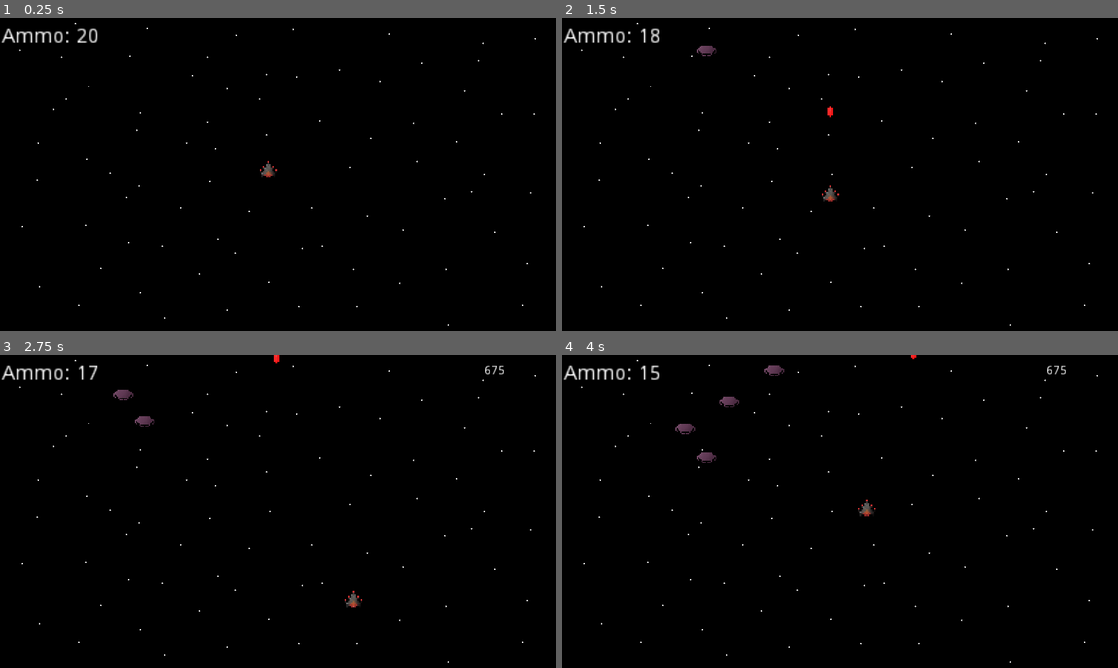
Above: before the commit, frames 1-4 (two rows, left to right).
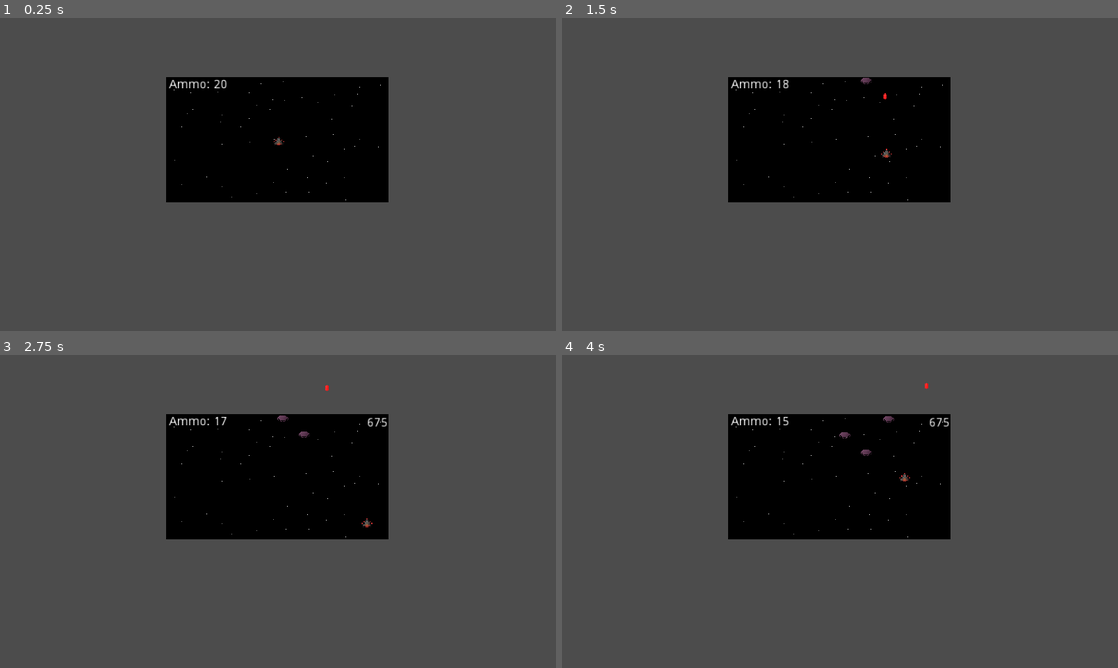
Above: after the commit, the same moments.

Repository: philippesic/Dlab-S2
Game: Godot game, scene res://Scenes/Level1.tscn
Two runs of this game, one before a commit and one after it. Both use one fixed random seed, a clock stepped at 60 frames per second and the inputs below.
Inputs (mouse positions are in pixels of both pictures, inside the frame that each line leads up to):
- Up to frame 1 (0.25 s): no input
- Up to frame 2 (1.5 s): tap Enter at 0.5 s; move the mouse to (962, 158) at 0.52 s; hold D (right) 0.53-1.28 s; click (962, 158) at 0.6 s; move the mouse to (728, 190) at 1.27 s; hold S (down) from 1.28 s (still down); click (728, 190) at 1.35 s
- Up to frame 3 (2.75 s): move the mouse to (333, 442) at 2.02 s; release S (down) at 2.03 s; hold D (right) from 2.03 s (still down); click (333, 442) at 2.1 s
- Up to frame 4 (4 s): move the mouse to (812, 574) at 2.77 s; release D (right) at 2.78 s; hold W (up) 2.78-3.53 s; click (812, 574) at 2.85 s; move the mouse to (1006, 558) at 3.52 s; hold A (left) from 3.53 s (still down); click (1006, 558) at 3.6 s

The runs differ from the first frame. In frame 1, 84% of the frame differs, in the area x 0-100%, y 0-100%; in frame 2, 84%; in frame 3, 84%; in frame 4, 84%.

Commit message:
Fixed game scale to account for arcade machine visibility

Diff:
--- a/Scenes/Bullet.tscn
+++ b/Scenes/Bullet.tscn
@@ -4,19 +4,19 @@
 [ext_resource path="res://Scripts/Bullet.gd" type="Script" id=2]
 
 [sub_resource type="RectangleShape2D" id=1]
-extents = Vector2( 29, 29.5 )
+extents = Vector2( 14, 17 )
 
 [node name="Bullet" type="KinematicBody2D"]
 script = ExtResource( 2 )
 
 [node name="Sprite" type="Sprite" parent="."]
-position = Vector2( 0, 6 )
-scale = Vector2( 0.626667, 0.533333 )
+scale = Vector2( 0.366667, 0.313333 )
 texture = ExtResource( 1 )
 
 [node name="Area2D" type="Area2D" parent="."]
 
 [node name="CollisionShape2D" type="CollisionShape2D" parent="Area2D"]
+position = Vector2( 0, -2 )
 shape = SubResource( 1 )
 
 [connection signal="area_entered" from="Area2D" to="." method="_on_Area2D_area_entered"]
--- a/Scenes/Enemy1.tscn
+++ b/Scenes/Enemy1.tscn
@@ -52,23 +52,22 @@
 } ]
 
 [sub_resource type="RectangleShape2D" id=1]
-extents = Vector2( 29.5, 29.5 )
+extents = Vector2( 20.5, 13.5 )
 
 [node name="Enemy1" type="KinematicBody2D"]
 position = Vector2( 744, 200 )
 script = ExtResource( 1 )
 
 [node name="Sprite" type="AnimatedSprite" parent="."]
-scale = Vector2( 0.2, 0.2 )
+scale = Vector2( 0.111864, 0.113559 )
 frames = SubResource( 10 )
 animation = "Idle"
-frame = 6
 playing = true
 
 [node name="Area2D" type="Area2D" parent="."]
 
 [node name="CollisionShape2D" type="CollisionShape2D" parent="Area2D"]
-position = Vector2( -0.5, -0.5 )
+position = Vector2( -1, -1 )
 shape = SubResource( 1 )
 
 [connection signal="area_entered" from="Area2D" to="." method="_on_Area2D_area_entered"]
--- a/Scenes/Level1.tscn
+++ b/Scenes/Level1.tscn
@@ -8,7 +8,7 @@
 [ext_resource path="res://Scripts/Ammo.gd" type="Script" id=9]
 
 [sub_resource type="RectangleShape2D" id=3]
-extents = Vector2( 1101, 66.5 )
+extents = Vector2( 389.75, 35.25 )
 
 [sub_resource type="AtlasTexture" id=4]
 flags = 4
@@ -59,42 +59,47 @@
 } ]
 
 [sub_resource type="RectangleShape2D" id=1]
-extents = Vector2( 0.143304, 0.544351 )
+extents = Vector2( 0.0573215, 0.205416 )
 
 [sub_resource type="RectangleShape2D" id=2]
-extents = Vector2( 0.127671, 0.468371 )
+extents = Vector2( 0.0625324, 0.225957 )
 
 [node name="Level1" type="Node2D"]
 script = ExtResource( 8 )
 
 [node name="Background1" type="Sprite" parent="."]
-position = Vector2( 960, 539 )
+position = Vector2( 958, 419 )
+scale = Vector2( 0.4, 0.4 )
 texture = ExtResource( 1 )
 
 [node name="StaticBody2D" type="StaticBody2D" parent="Background1"]
 
 [node name="CollisionPolygon2D" type="CollisionPolygon2D" parent="Background1/StaticBody2D"]
-polygon = PoolVector2Array( -5.79469, -0.0410843, -4.9974, 0.0205402, -4.97655, -11.0308, 5.00261, -11.0924, 5.00261, 11.0924, -5.00261, 11.0924, -4.9974, 0.0205402, -5.79469, 0.0410824, -5.77905, 13.8656, 5.73215, 13.7012, 5.64356, -13.9066, -5.82074, -13.845 )
+position = Vector2( -1009.93, -17.5001 )
+scale = Vector2( 1.6906, 1 )
+polygon = PoolVector2Array( 20.6584, 0, 29.531, 0, 29.531, 557.5, 1165.23, 557.5, 1165.23, -522.5, 29.531, -522.5, 29.531, 0, 20.6584, 0, 22.1371, -535, 1172.62, -532.5, 1174.1, 572.5, 22.1371, 570, 23.6159, 2.5 )
 
 [node name="DeathArea" type="Area2D" parent="."]
 
 [node name="CollisionShape2D" type="CollisionShape2D" parent="DeathArea"]
-position = Vector2( 950, 1142.5 )
+position = Vector2( 955, 678 )
 shape = SubResource( 3 )
 
 [node name="Player1" type="KinematicBody2D" parent="."]
-position = Vector2( 960, 540 )
+position = Vector2( 958, 420 )
 scale = Vector2( 191.9, 48.6818 )
 script = ExtResource( 2 )
 
 [node name="Sprite" type="AnimatedSprite" parent="Player1"]
-scale = Vector2( 0.00283568, 0.0117525 )
+position = Vector2( 0.0260552, 0.0718957 )
+scale = Vector2( 0.00173702, 0.00616247 )
 frames = SubResource( 12 )
 animation = "Idle"
-frame = 4
+frame = 7
 playing = true
 
 [node name="CollisionShape2D" type="CollisionShape2D" parent="Player1"]
+position = Vector2( 0.0260553, 0.123249 )
 shape = SubResource( 1 )
 
 [node name="BulletSpawn" type="Position2D" parent="Player1"]
@@ -107,6 +112,7 @@
 [node name="Area2D" type="Area2D" parent="Player1"]
 
 [node name="CollisionShape2D" type="CollisionShape2D" parent="Player1/Area2D"]
+position = Vector2( 0.0260553, 0.102708 )
 shape = SubResource( 2 )
 
 [node name="ScoreController" type="Control" parent="."]
@@ -115,13 +121,11 @@
 script = ExtResource( 5 )
 
 [node name="Score" type="Label" parent="ScoreController"]
-margin_left = 1507.0
-margin_top = 13.0
-margin_right = 1641.0
-margin_bottom = 41.0
+margin_left = 1267.0
+margin_top = 214.0
+margin_right = 1287.0
+margin_bottom = 228.0
 rect_scale = Vector2( 3, 3 )
-align = 1
-valign = 1
 
 [node name="Ammo" type="Control" parent="."]
 margin_right = 347.0
@@ -129,11 +133,11 @@
 script = ExtResource( 9 )
 
 [node name="AmmoLabel" type="Label" parent="Ammo"]
-margin_left = 7.0
-margin_top = 31.0
-margin_right = 74.0
-margin_bottom = 62.0
-rect_scale = Vector2( 5, 5 )
+margin_left = 584.0
+margin_top = 210.0
+margin_right = 619.0
+margin_bottom = 224.0
+rect_scale = Vector2( 3, 3 )
 
 [connection signal="updateAmmo" from="." to="Player1" method="_on_Level1_updateAmmo"]
 [connection signal="updateAmmo" from="." to="Ammo" method="_on_Level1_updateAmmo"]
--- a/Scripts/Bullet.gd
+++ b/Scripts/Bullet.gd
@@ -1,7 +1,7 @@
 extends KinematicBody2D
 
 var velocity
-var speed = 1200
+var speed = 600
 
 func _physics_process(delta):
 	move_and_collide(velocity.normalized() * delta * speed)
--- a/Scripts/Enemy1.gd
+++ b/Scripts/Enemy1.gd
@@ -1,6 +1,6 @@
 extends KinematicBody2D
 
-var speed = 100
+var speed = 50
 
 var health = 3
 
--- a/Scripts/Level1.gd
+++ b/Scripts/Level1.gd
@@ -1,7 +1,7 @@
 extends Node2D
 
 var spawn_timer = 0
-var spawn_interval = 1
+var spawn_interval = 1.2
 
 signal updateAmmo
 
@@ -14,7 +14,7 @@
 func spawn_enemy():
 	var enemy = load("res://Scenes/Enemy1.tscn").instance()
 	add_child(enemy)
-	enemy.position = Vector2(rand_range(0, get_viewport().size.x), 60)
+	enemy.position = Vector2(rand_range(550, 1350), 200)
 	enemy.connect("enemyKilled", self, "_on_enemy_died")
 
 func _on_enemy_died():
--- a/Scripts/Player1.gd
+++ b/Scripts/Player1.gd
@@ -9,7 +9,7 @@
 
 onready var ammo = 20
 
-const SPEED = 420
+const SPEED = 210
 const ACCELERATION = 99999
 const FRICTION = 99999
 
